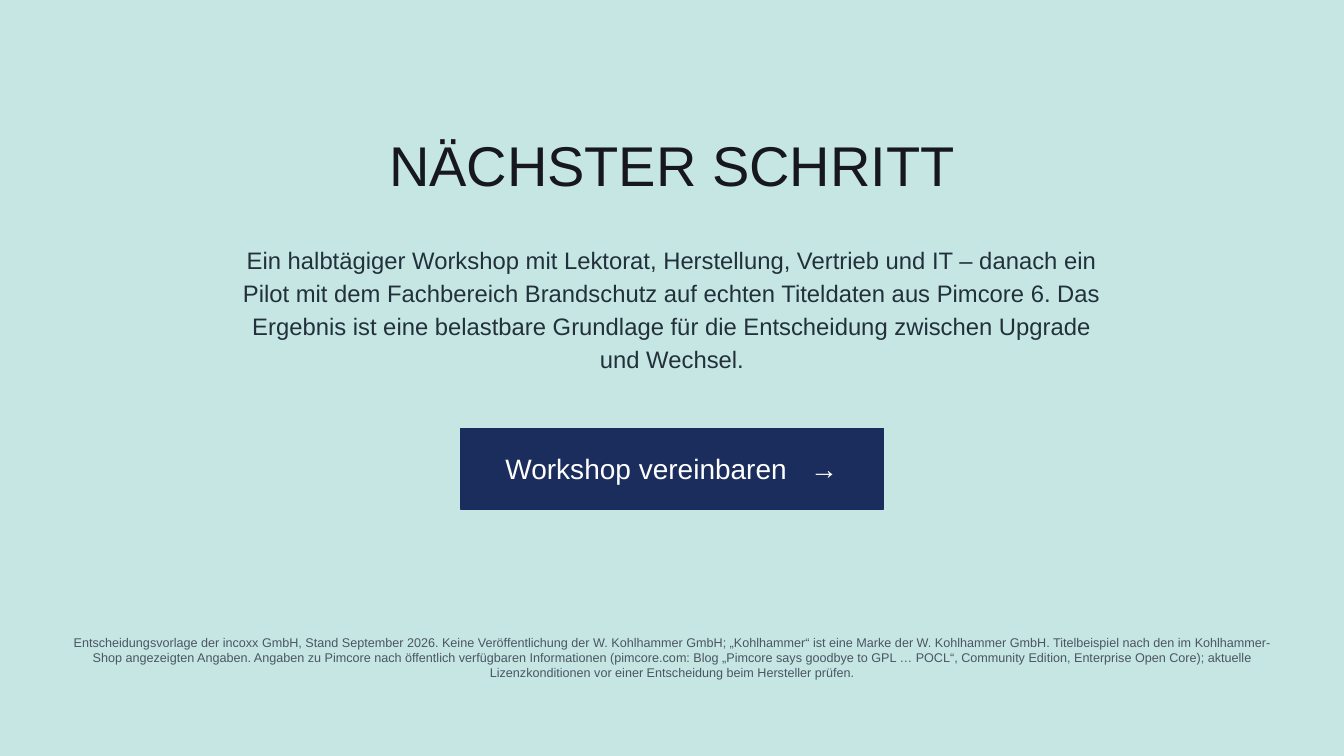
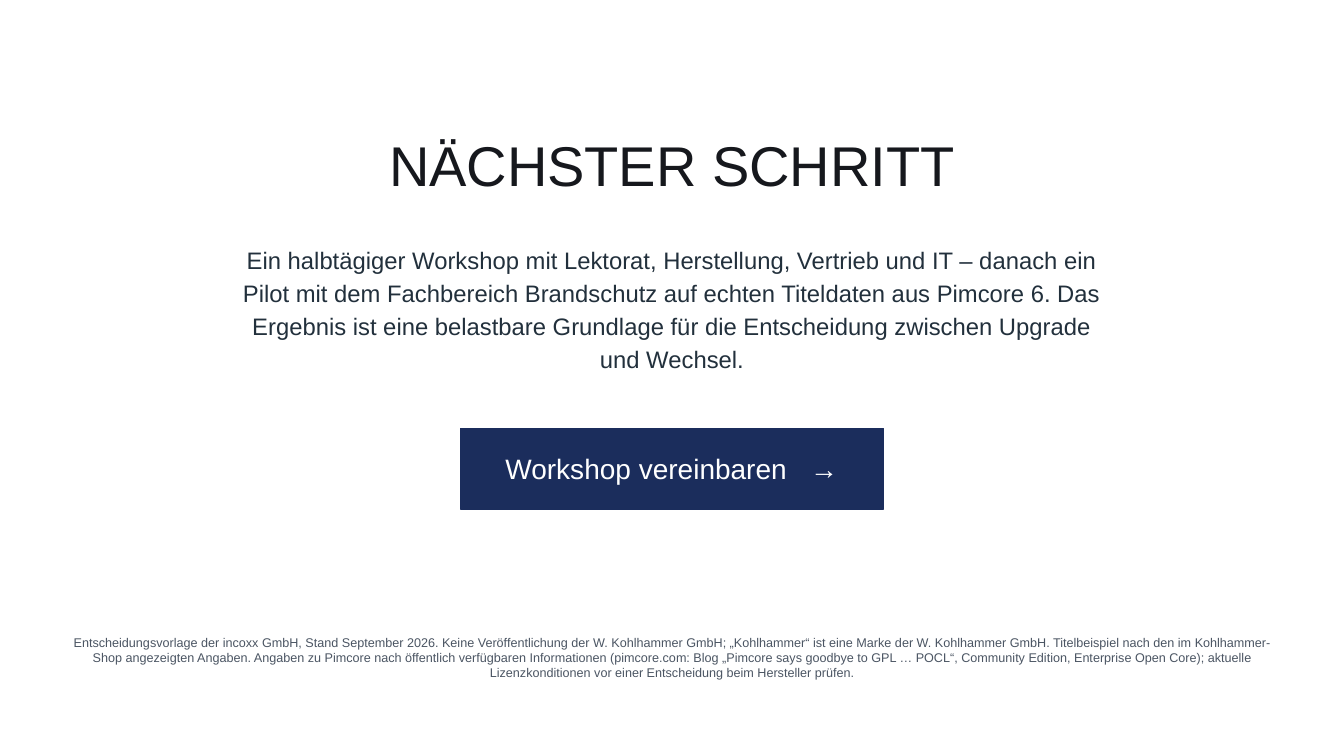
Before and after one commit to incoxx/publixx-pim, a slide deck: slide 17 of docs/sales/kohlhammer-anypim-vs-pimcore.pptx. Drawn at 1344x756 pixels with LibreOffice and Linux fonts; fonts in the diff are those of the drawing. Boxes give left, top, right and bottom in pixels: in the first picture for what was removed or moved away, otherwise in the second. Text is boxed around its words. In the diff, an @@ line names an element or a change of style, - is before the commit and + after.

```diff
--- a/docs/sales/kohlhammer-anypim-vs-pimcore.pptx
+++ b/docs/sales/kohlhammer-anypim-vs-pimcore.pptx
@@ background #C6E6E3 to #FFFFFF @@
```
Also in this commit, not shown: 1 slide added, 1 other file.
